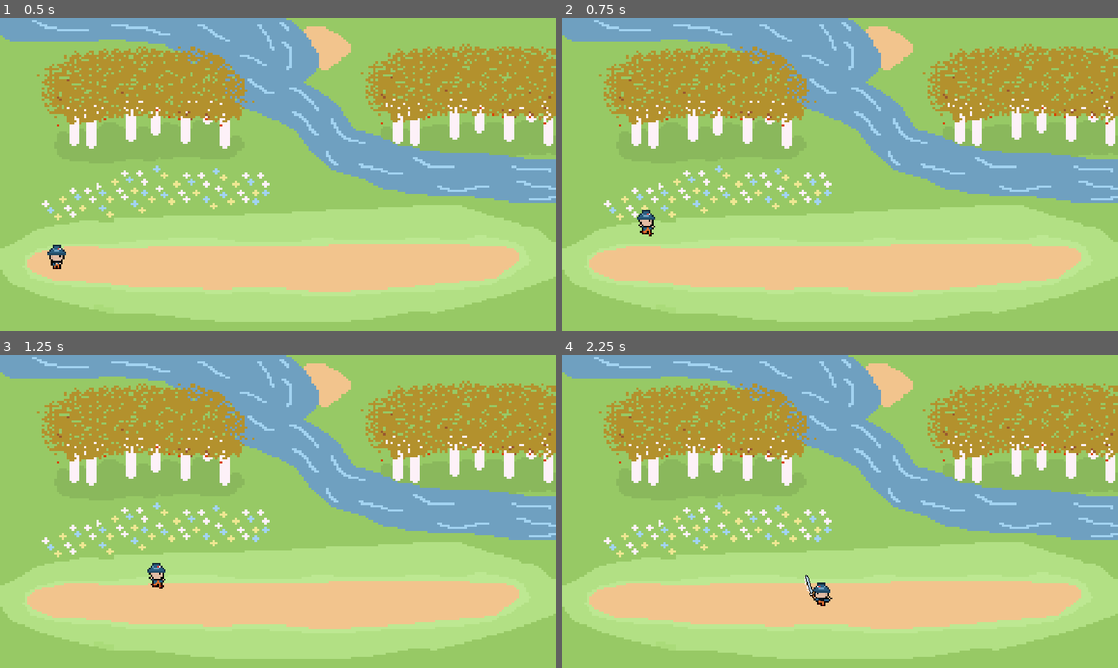
Above: before the commit, frames 1-4 (two rows, left to right).
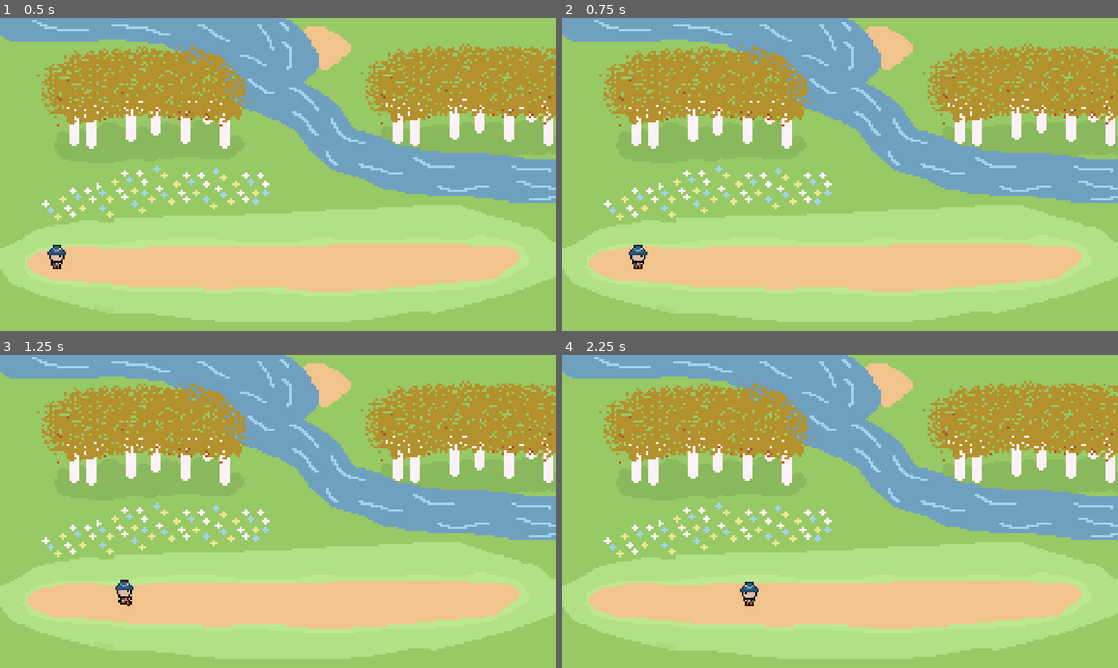
Above: after the commit, the same moments.

Repository: peterfgeorge/FishermanFred
Game: Godot game, scene res://scenes/BattleScene.tscn
Two runs of this game, one before a commit and one after it. Both use one fixed random seed, a clock stepped at 60 frames per second and the inputs below.
Inputs (mouse positions are in pixels of both pictures, inside the frame that each line leads up to):
- Up to frame 1 (0.5 s): no input
- Up to frame 2 (0.75 s): tap Enter (ui_accept) at 0.5, 0.6 s; move the mouse to (962, 158) at 0.52 s; hold Right (ui_right) from 0.53 s (still down); click (962, 158) at 0.67 s
- Up to frame 3 (1.25 s): keep holding Right (ui_right); tap Enter (ui_accept) at 0.77, 1.07 s
- Up to frame 4 (2.25 s): move the mouse to (728, 527) at 1.27 s; tap Enter (ui_accept) at 1.35, 1.52, 1.82, 2.1 s; click (728, 527) at 1.42 s; move the mouse to (895, 442) at 2.02 s; release Right (ui_right) at 2.03 s; hold Left (ui_left) from 2.03 s (still down); click (895, 442) at 2.17 s

Frame 1 is identical in both runs. In frame 2, 0.3% of the frame differs, in the area x 12-17%, y 61-81%; in frame 3, 0.3%; in frame 4, 0.4%, in the area x 32-49%, y 70-81%.

Commit message:
Adds start of animation tree and fixes bug with animation player Idle animation overriding animation tree

Diff:
--- a/player/Player.gd
+++ b/player/Player.gd
@@ -1,75 +1,79 @@
 extends CharacterBody2D
 
-const SPEED = 300.0
-const JUMP_VELOCITY = -400.0
+@export var speed : float = 200.0
+@export var jump_velocity : float = -150.0
+@export var double_jump_velocity : float = -100
+@export var animation_player: AnimationPlayer
+
+@onready var animated_sprite : AnimatedSprite2D = $AnimatedSprite2D
+@onready var animation_tree : AnimationTree = $AnimationTree
 
 # Get the gravity from the project settings to be synced with RigidBody nodes.
 var gravity = ProjectSettings.get_setting("physics/2d/default_gravity")
+var has_double_jumped : bool = false
+var animation_locked : bool = false
+var direction : Vector2 = Vector2.ZERO
+var was_in_air : bool = false
+var state_machine: AnimationNodeStateMachinePlayback
 
-@onready var anim = get_node("AnimationPlayer")
-@onready var sprite = get_node("AnimatedSprite2D")
+func _ready():
+	animation_tree.active = true
+	state_machine = animation_tree.get("parameters/playback")
 
-var is_slashing = false
-var slash_held = false
+func _process(delta):
+	var current_anim = state_machine.get_current_node()
+	print("Currently playing animation: ", current_anim)
 
 func _physics_process(delta):
 	# Add the gravity.
 	if not is_on_floor():
 		velocity.y += gravity * delta
+		was_in_air = true
+	else:
+		has_double_jumped = false
 
-	# Handle jump.
-	if Input.is_action_just_pressed("ui_accept") and is_on_floor() and not is_slashing:
-		velocity.y = JUMP_VELOCITY
-		anim.play("Jump")
+		if was_in_air == true:
+			land()
 
-	# Handle slash attack.
-	if Input.is_mouse_button_pressed(MOUSE_BUTTON_LEFT) and is_on_floor() and not is_slashing and not slash_held:
-		anim.play("Slash")
-		is_slashing = true
-		slash_held = true
-		return # Skip the rest of the movement code while slashing
+		was_in_air = false
 
-	# Reset slash_held when the left mouse button is released
-	if not Input.is_mouse_button_pressed(MOUSE_BUTTON_LEFT):
-		slash_held = false
+	# Handle Jump.
+	#if Input.is_action_just_pressed("jump"):
+		#if is_on_floor():
+			## Normal jump from floor
+			#jump()
 
 	# Get the input direction and handle the movement/deceleration.
 	# As good practice, you should replace UI actions with custom gameplay actions.
-	var direction = Input.get_axis("ui_left", "ui_right")
-	if direction == -1:
-		sprite.flip_h = true
-	elif direction == 1:
-		sprite.flip_h = false
+	direction = Input.get_vector("left", "right", "up", "down")
 
-	# Handle movement and animation only if not slashing
-	if not is_slashing:
-		if direction != 0:
-			velocity.x = direction * SPEED
-			if is_on_floor():
-				anim.play("Run")
-		else:
-			velocity.x = move_toward(velocity.x, 0, SPEED)
-			if is_on_floor():
-				anim.play("Idle")
-
-		if not is_on_floor():
-			anim.play("Fall")
+	if direction.x != 0:
+		velocity.x = direction.x * speed
+	else:
+		velocity.x = move_toward(velocity.x, 0, speed)
 
 	move_and_slide()
+	update_animation()
+	update_facing_direction()
 
-func _on_AnimationPlayer_animation_finished(anim_name):
-	if anim_name == "Slash":
-		is_slashing = false
-		# Ensure the correct animation is played after slashing
-		update_animation_state()
+func update_animation():
+	animation_tree.set("parameters/Run/blend_position", direction.x)
 
-func update_animation_state():
-	if is_slashing:
-		return
+func update_facing_direction():
+	if direction.x > 0:
+		animated_sprite.flip_h = false
+	elif direction.x < 0:
+		animated_sprite.flip_h = true
 
-	if not is_on_floor():
-		anim.play("Fall")
-	elif velocity.x == 0:
-		anim.play("Idle")
-	else:
-		anim.play("Run")
+func jump():
+	velocity.y = jump_velocity
+	#animated_sprite.play("jump_start")
+	animation_locked = true
+
+func land():
+	#animated_sprite.play("jump_end")
+	animation_locked = true
+
+#func _on_animated_sprite_2d_animation_finished():
+	#if(["jump_end", "jump_start", "jump_double"].has(animated_sprite.animation)):
+		#animation_locked = false
--- a/player/Player.tscn
+++ b/player/Player.tscn
@@ -292,6 +292,35 @@
 "Slash": SubResource("Animation_xifaj")
 }
 
+[sub_resource type="AnimationNodeAnimation" id="AnimationNodeAnimation_m7vss"]
+animation = &"Idle"
+
+[sub_resource type="AnimationNodeAnimation" id="AnimationNodeAnimation_5np1l"]
+animation = &"Run"
+
+[sub_resource type="AnimationNodeAnimation" id="AnimationNodeAnimation_sqapd"]
+animation = &"Run"
+
+[sub_resource type="AnimationNodeBlendSpace1D" id="AnimationNodeBlendSpace1D_13sey"]
+blend_point_0/node = SubResource("AnimationNodeAnimation_m7vss")
+blend_point_0/pos = 0.0
+blend_point_1/node = SubResource("AnimationNodeAnimation_5np1l")
+blend_point_1/pos = 1.0
+blend_point_2/node = SubResource("AnimationNodeAnimation_sqapd")
+blend_point_2/pos = -1.0
+blend_mode = 1
+
+[sub_resource type="AnimationNodeStateMachineTransition" id="AnimationNodeStateMachineTransition_vd23y"]
+advance_mode = 2
+
+[sub_resource type="AnimationNodeStateMachine" id="AnimationNodeStateMachine_yylk0"]
+states/End/position = Vector2(912, 100.188)
+states/Run/node = SubResource("AnimationNodeBlendSpace1D_13sey")
+states/Run/position = Vector2(456.567, 100.156)
+states/Start/position = Vector2(17.5, 100.25)
+transitions = ["Start", "Run", SubResource("AnimationNodeStateMachineTransition_vd23y")]
+graph_offset = Vector2(-410.434, -130.56)
+
 [node name="Player" type="CharacterBody2D"]
 texture_filter = 1
 script = ExtResource("1_xkux6")
@@ -305,11 +334,16 @@
 scale = Vector2(0.0501302, 0.0501302)
 sprite_frames = SubResource("SpriteFrames_j8nin")
 animation = &"Idle"
+frame = 1
 
 [node name="AnimationPlayer" type="AnimationPlayer" parent="."]
 libraries = {
 "": SubResource("AnimationLibrary_4ilbc")
 }
-autoplay = "Idle"
+
+[node name="AnimationTree" type="AnimationTree" parent="."]
+tree_root = SubResource("AnimationNodeStateMachine_yylk0")
+anim_player = NodePath("../AnimationPlayer")
+parameters/Run/blend_position = 0.003
 
 [connection signal="animation_finished" from="AnimationPlayer" to="." method="_on_AnimationPlayer_animation_finished"]
--- a/project.godot
+++ b/project.godot
@@ -21,6 +21,31 @@
 window/stretch/mode="canvas_items"
 window/stretch/aspect="expand"
 
+[input]
+
+slash={
+"deadzone": 0.5,
+"events": [Object(InputEventMouseButton,"resource_local_to_scene":false,"resource_name":"","device":-1,"window_id":0,"alt_pressed":false,"shift_pressed":false,"ctrl_pressed":false,"meta_pressed":false,"button_mask":0,"position":Vector2(0, 0),"global_position":Vector2(0, 0),"factor":1.0,"button_index":1,"canceled":false,"pressed":false,"double_click":false,"script":null)
+]
+}
+left={
+"deadzone": 0.5,
+"events": [Object(InputEventKey,"resource_local_to_scene":false,"resource_name":"","device":-1,"window_id":0,"alt_pressed":false,"shift_pressed":false,"ctrl_pressed":false,"meta_pressed":false,"pressed":false,"keycode":0,"physical_keycode":65,"key_label":0,"unicode":97,"echo":false,"script":null)
+, Object(InputEventKey,"resource_local_to_scene":false,"resource_name":"","device":-1,"window_id":0,"alt_pressed":false,"shift_pressed":false,"ctrl_pressed":false,"meta_pressed":false,"pressed":false,"keycode":0,"physical_keycode":4194319,"key_label":0,"unicode":0,"echo":false,"script":null)
+]
+}
+right={
+"deadzone": 0.5,
+"events": [Object(InputEventKey,"resource_local_to_scene":false,"resource_name":"","device":-1,"window_id":0,"alt_pressed":false,"shift_pressed":false,"ctrl_pressed":false,"meta_pressed":false,"pressed":false,"keycode":0,"physical_keycode":4194321,"key_label":0,"unicode":0,"echo":false,"script":null)
+, Object(InputEventKey,"resource_local_to_scene":false,"resource_name":"","device":-1,"window_id":0,"alt_pressed":false,"shift_pressed":false,"ctrl_pressed":false,"meta_pressed":false,"pressed":false,"keycode":0,"physical_keycode":68,"key_label":0,"unicode":100,"echo":false,"script":null)
+]
+}
+up={
+"deadzone": 0.5,
+"events": [Object(InputEventKey,"resource_local_to_scene":false,"resource_name":"","device":-1,"window_id":0,"alt_pressed":false,"shift_pressed":false,"ctrl_pressed":false,"meta_pressed":false,"pressed":false,"keycode":0,"physical_keycode":87,"key_label":0,"unicode":119,"echo":false,"script":null)
+]
+}
+
 [rendering]
 
 renderer/rendering_method="mobile"
Not shown: 1 places in player/Player.tscn that only renumber resources
